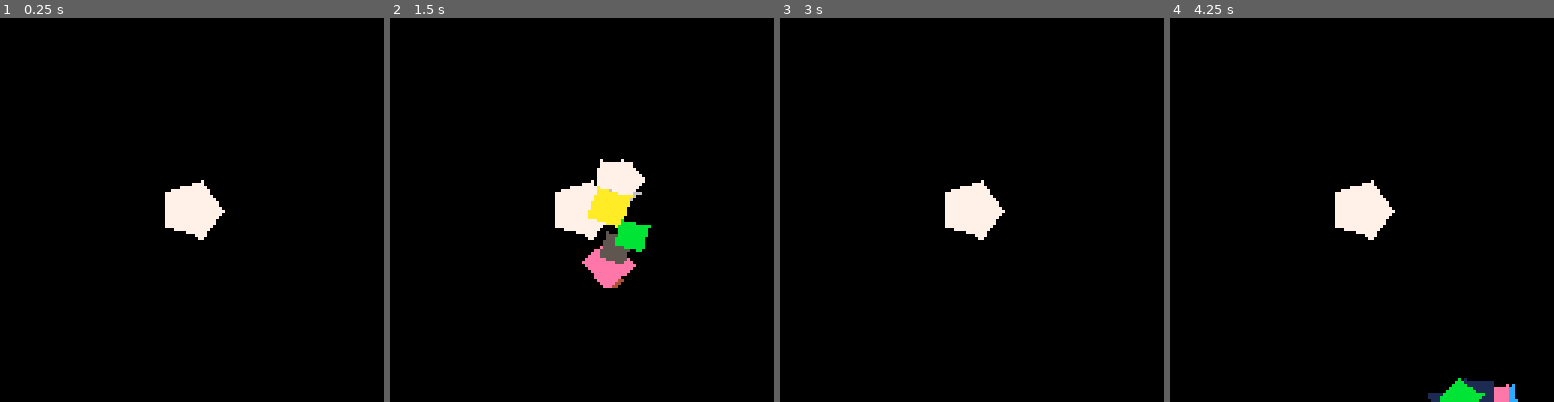
Above: before the commit, frames 1-4 (left to right).
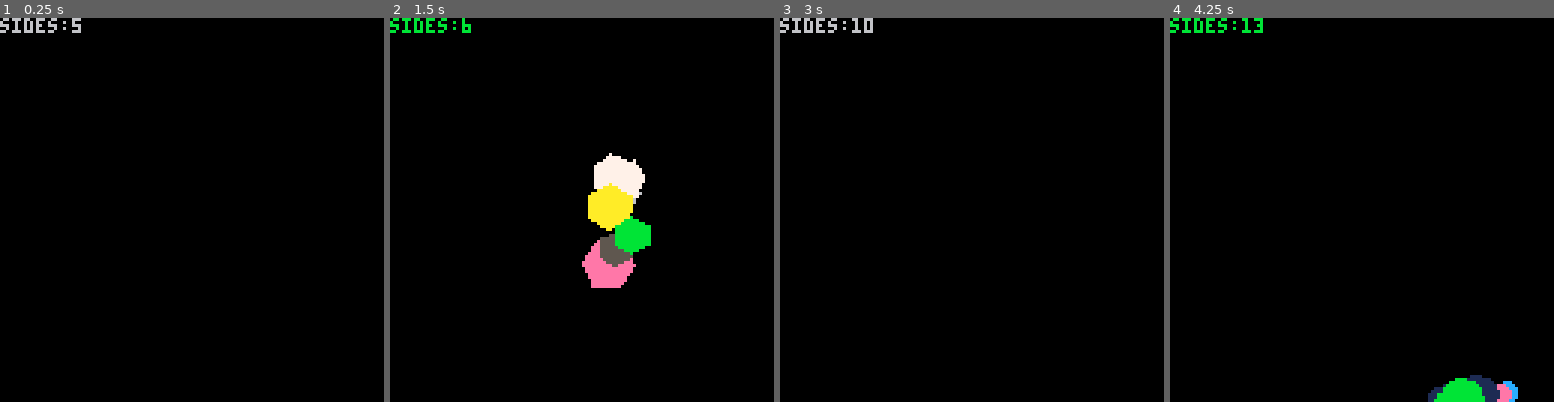
Above: after the commit, the same moments.

Repository: Toofty5/pico8
Game: PICO-8 cartridge shapeshooter.p8
The game is run twice, just before and just after one commit, with the same random seed, the same clock (stepped at 60 frames per second) and the same inputs.
Inputs:
- Up to frame 1 (0.25 s): no input
- Up to frame 2 (1.5 s): tap X (X key) at 0.33, 1.07 s; tap O (Z key) at 0.7 s
- Up to frame 3 (3 s): hold Right 1.6-2.1 s; tap O (Z key) every 0.4 s from 1.7 to 2.9 s; tap X (X key) at 1.85, 2.97 s; hold Up 2.15-2.42 s; hold Right from 2.47 s (still down)
- Up to frame 4 (4.25 s): release Right at 3.03 s; hold Left 3.08-3.58 s; tap O (Z key) at 3.3, 3.7, 4.1 s; hold Down 3.63-3.97 s; hold Right from 4.02 s (still down); tap X (X key) at 4.08 s

The runs differ from the first frame. In frame 1, 2.0% of the frame differs, in the area x 0-59%, y 0-58%; in frame 2, 2.6%, in the area x 0-68%, y 0-71%; in frame 3, 2.0%; in frame 4, 2.5%.

Commit message:
spawn arbitrary n-sided polygons

Diff:
--- a/shapeshooter.p8
+++ b/shapeshooter.p8
@@ -8,18 +8,16 @@
 	spawn_v=10
 	gravity=1
 	angle=.25
-
-	test_tri={40,40,
-											80,40,
-											60,80}
-
+	sides=5
 	thisvert=1
 
 end
 
 function _draw()
 	cls()
-	test()
+//	test()
+
+	print("sides:"..sides,0,0)
 
 	for thing in all(things) do
 		local x=thing.x
@@ -28,54 +26,23 @@
 		local r=thing.r
 		local col=thing.col
 		//circfill(thing.x,thing.y,thing.z,thing.col)
-		sqrfill(x,y,z,r,col)
-	end
-
-
-end
+		//sqrfill(x,y,z,r,col)
+		polyfill(x,y,sides,z,r,col)
+	end
+
+
+end
+
 function _update()
 	update_shoot()
-	//update_test()
-end
-
-function update_test()
-	local i_x
-	local i_y
-
-
-	if thisvert==1 then
-		i_x=1
-		i_y=2
-	elseif thisvert==2 then
-		i_x=3
-		i_y=4
-	else
-		i_x=5
-		i_y=6
-	end
-
-	if btnp(❎) then
-		thisvert=(thisvert+1)%3+1
-	end
-	if btn(⬆️) then
-		test_tri[i_y]-=1
-	end
-	if btn(⬇️) then
-		test_tri[i_y]+=1
-	end
-	if btn(⬅️) then
-		test_tri[i_x]-=1
-	end
-	if btn(➡️) then
-		test_tri[i_x]+=1
-	end
-
-end
-
+end
 
 function update_shoot()
 	if btnp(❎) then
 		spawn(10)
+	end
+	if btnp(🅾️) then
+		sides+=1
 	end
 	if btn(⬅️) then
 		angle+=.01
